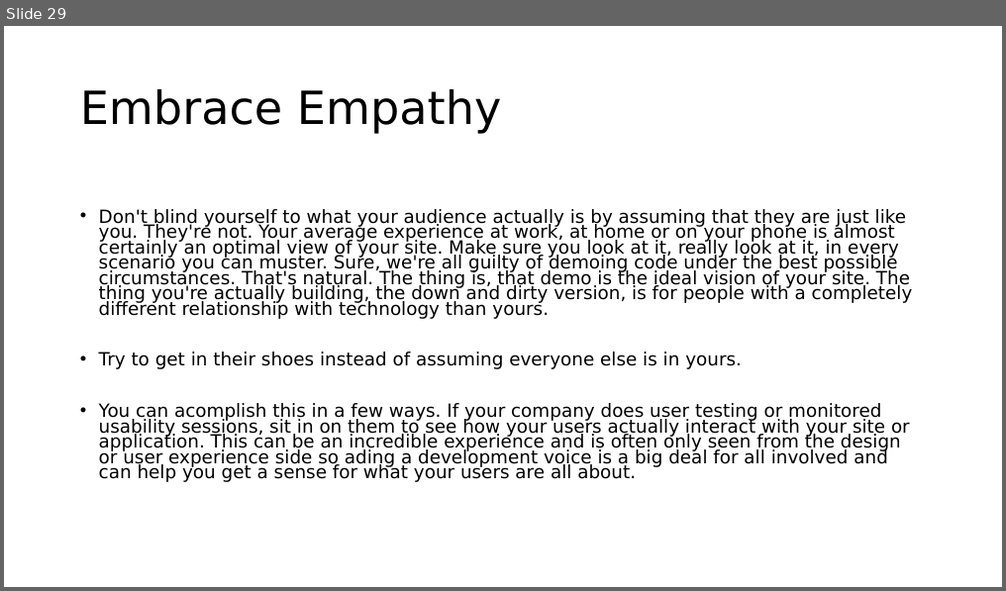
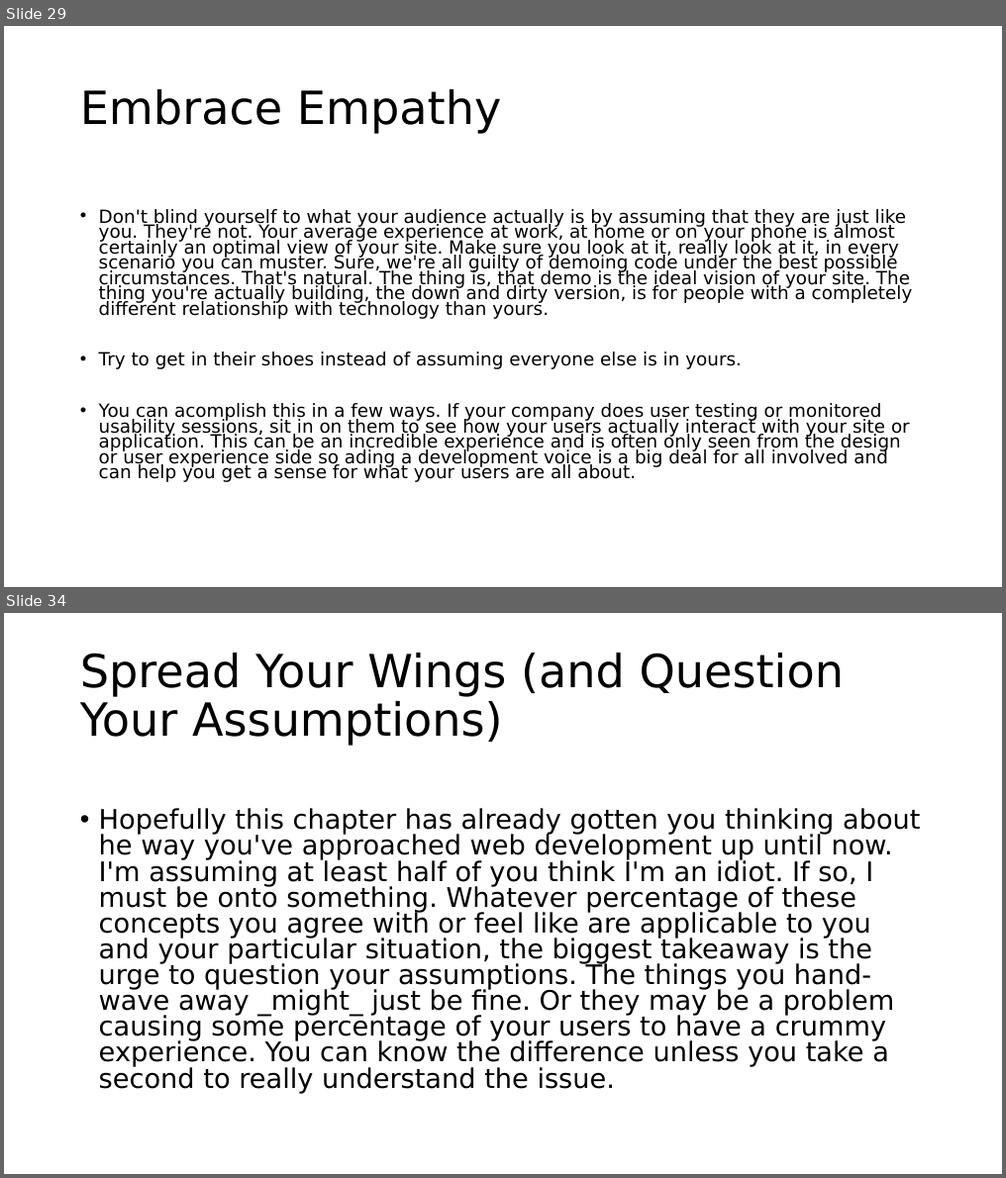
Before and after one commit to roblarsen/rob-larsen-presentations, a slide deck: wild-world-web.pptx. Shown one above the other, each under a label of ours: slide 29 before the commit, slides 29 and 34 after it; the slides between them are not shown. The pictures are 1006x591 and 1006x1178 pixels, drawn with LibreOffice and Linux fonts; fonts in the diff are those of the drawing; background and template pictures are left out. Boxes give left, top, right and bottom in pixels: in the first picture for what was removed or moved away, otherwise in the second. Text is boxed around its words. In the diff, an @@ line names an element or a change of style, - is before the commit and + after.

```diff
--- a/wild-world-web.pptx
+++ b/wild-world-web.pptx
@@ slide 34 added at (4, 613, 1002, 1174), background picture (left out) @@
@@ title added at (80, 653, 844, 746), 44 pt, text #000000 @@
+Spread Your Wings (and Question Your Assumptions)
@@ text added at (99, 808, 920, 1094), 25.9 pt, text #000000 @@
+• Hopefully this chapter has already gotten you thinking about he way you've approached web development up until now. I'm assuming at least half of you think I'm an idiot. If so, I must be onto something. Whatever percentage of these concepts you agree with or feel like are applicable to you and your particular situation, the biggest takeaway is the urge to question your assumptions. The things you hand-wave away _might_ just be fine. Or they may be a problem causing some percentage of your users to have a crummy experience. You can know the difference unless you take a second to really understand the issue.
```
Also in this commit, not shown: 4 other slides added.
